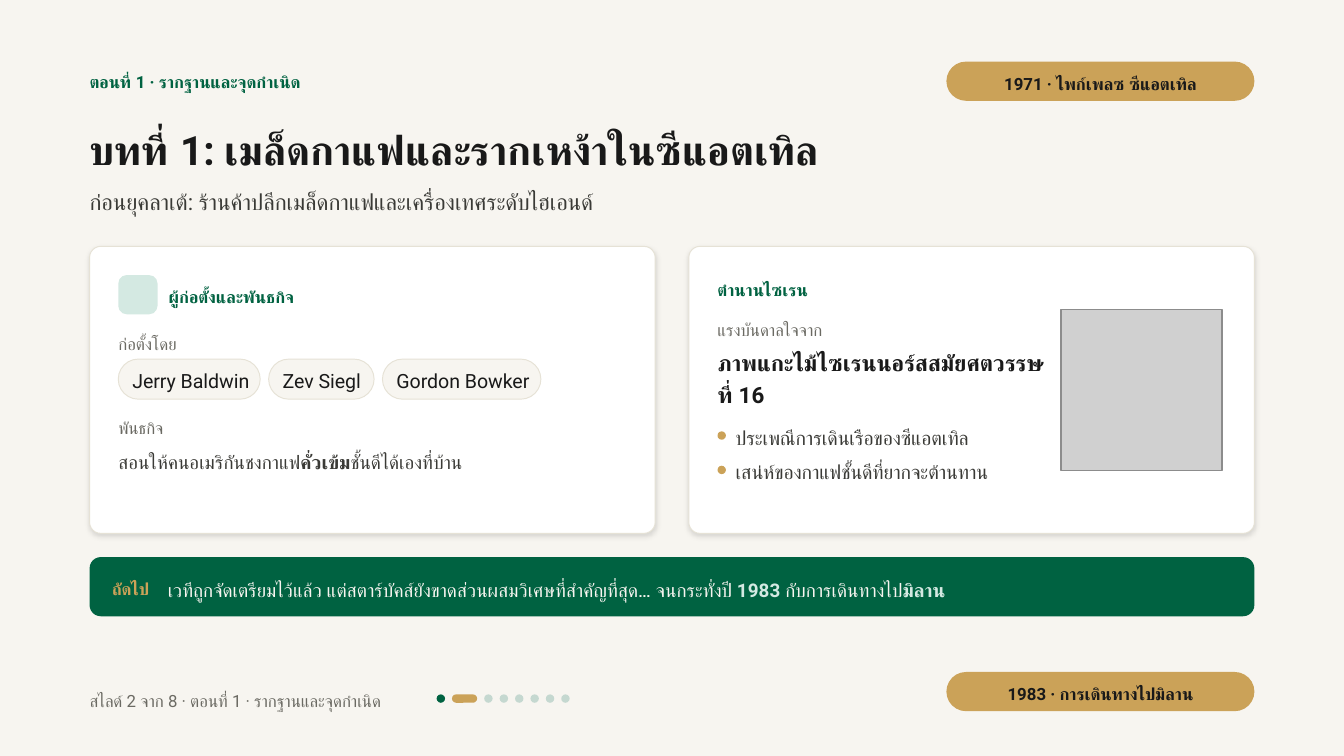
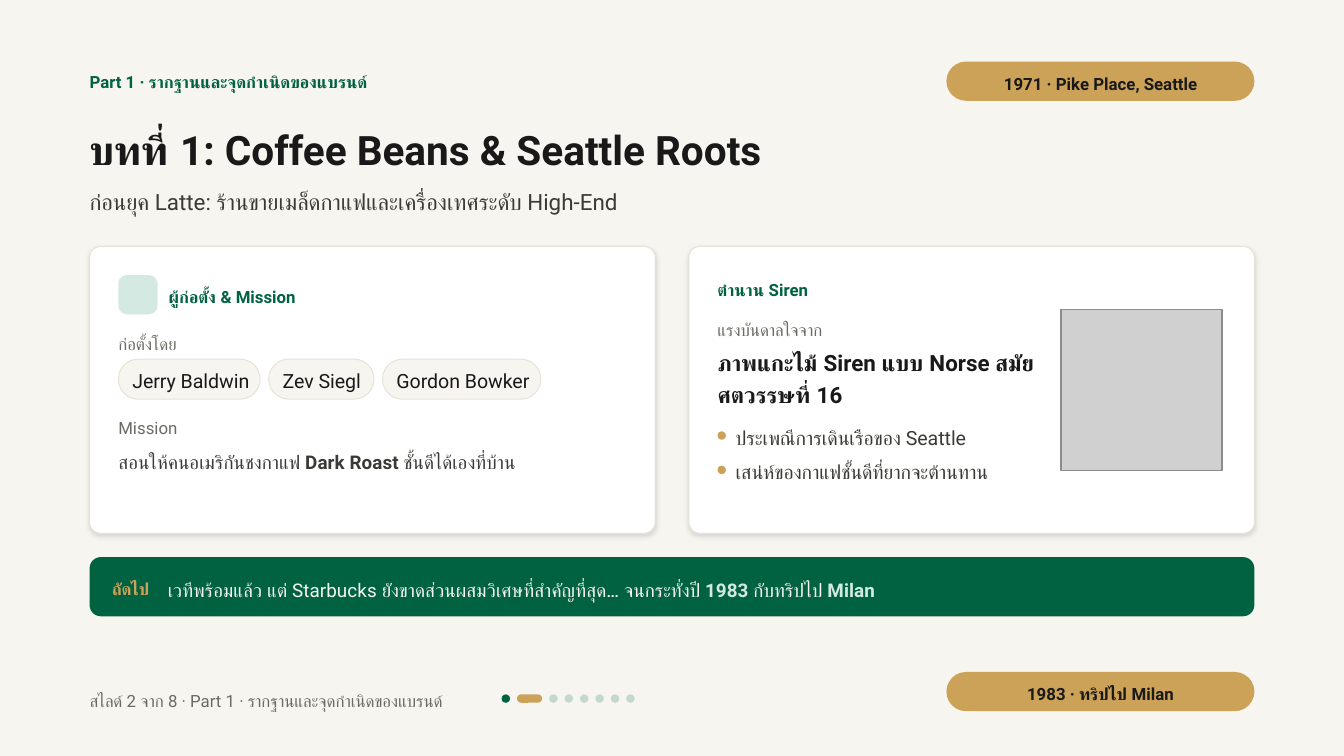
Before and after one commit to tungao06/slide-present-en, a slide deck: slide 10 of starbucks-presentation/export/Starbucks_Storytelling_Masterclass.pptx. Drawn at 1344x756 pixels with LibreOffice and Linux fonts; fonts in the diff are those of the drawing; grey boxes stand for pictures; background and template pictures are left out. Boxes give left, top, right and bottom in pixels: in the first picture for what was removed or moved away, otherwise in the second. Text is boxed around its words. In the diff, an @@ line names an element or a change of style, - is before the commit and + after.

```diff
--- a/starbucks-presentation/export/Starbucks_Storytelling_Masterclass.pptx
+++ b/starbucks-presentation/export/Starbucks_Storytelling_Masterclass.pptx
@@ text at [90, 76, 367, 93]: text changed @@
-ตอนที่ 1 · รากฐานและจุดกำเนิด
+Part 1 · รากฐานและจุดกำเนิดของแบรนด์
@@ text at [1004, 77, 1197, 93]: text changed @@
-1971 · ไพก์เพลซ ซีแอตเทิล
+1971 · Pike Place, Seattle
@@ text at [90, 133, 761, 166]: text changed @@
-บทที่ 1: เมล็ดกาแฟและรากเหง้าในซีแอตเทิล
+บทที่ 1: Coffee Beans & Seattle Roots
@@ text at [90, 193, 617, 217]: text changed @@
-ก่อนยุคลาเต้: ร้านค้าปลีกเมล็ดกาแฟและเครื่องเทศระดับไฮเอนด์
+ก่อนยุค Latte: ร้านขายเมล็ดกาแฟและเครื่องเทศระดับ High-End
@@ text at [169, 290, 296, 308]: text changed @@
-ผู้ก่อตั้งและพันธกิจ
+ผู้ก่อตั้ง & Mission
@@ text at [717, 283, 808, 297]: text changed @@
-ตำนานไซเรน
+ตำนาน Siren
@@ text at [718, 354, 1018, 404]: text changed @@
-ภาพแกะไม้ไซเรนนอร์สสมัยศตวรรษที่ 16
+ภาพแกะไม้ Siren แบบ Norse สมัยศตวรรษที่ 16
@@ text at [118, 422, 177, 434]: text changed @@
-พันธกิจ
+Mission
@@ text at [736, 430, 966, 445]: text changed @@
-ประเพณีการเดินเรือของซีแอตเทิล
+ประเพณีการเดินเรือของ Seattle
@@ text at [118, 454, 516, 469]: text changed @@
-สอนให้คนอเมริกันชงกาแฟคั่วเข้มชั้นดีได้เองที่บ้าน
+สอนให้คนอเมริกันชงกาแฟ Dark Roast ชั้นดีได้เองที่บ้าน
@@ text at [168, 582, 874, 603]: text changed @@
-เวทีถูกจัดเตรียมไว้แล้ว แต่สตาร์บัคส์ยังขาดส่วนผสมวิเศษที่สำคัญที่สุด… จนกระทั่งปี 1983 กับการเดินทางไปมิลาน
+เวทีพร้อมแล้ว แต่ Starbucks ยังขาดส่วนผสมวิเศษที่สำคัญที่สุด… จนกระทั่งปี 1983 กับทริปไป Milan
@@ text at [1027, 687, 1174, 701]: text changed @@
-1983 · การเดินทางไปมิลาน
+1983 · ทริปไป Milan
@@ text at [90, 695, 443, 712]: text changed @@
-สไลด์ 2 จาก 8 · ตอนที่ 1 · รากฐานและจุดกำเนิด
+สไลด์ 2 จาก 8 · Part 1 · รากฐานและจุดกำเนิดของแบรนด์
@@ 8 rounded rectangles: place and size @@
-8 rounded rectangles at [437, 695, 570, 703]
+8 rounded rectangles at [501, 695, 634, 703]
```
Also in this commit, not shown: 7 other slides changed, 12 other files.
